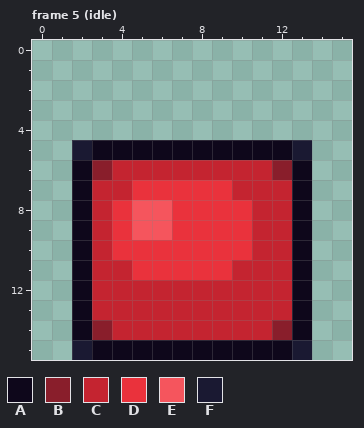
Two states of a pixel-art file, BurningKnight/Content/Animations/bullet_slime.ase. The first picture shows the starting point.
16x16 pixels, 7 frames. Shown: frame 5 (idle). The commit also changed other frames, which this record leaves out.
Palette (. is transparent): A #0e071b  B #891e2b  C #c42430  D #ea323c  E #f5555d  F #1a1932
Pixels before, frame 5 (idle), first column x 2:
 5 FAAAAAAAAAAF
 6 ABCCCCCCCCBA
 7 ACCDDDDDCCCA
 8 ACDEEDDDDCCA
 9 ACDEEDDDDCCA
10 ACDDDDDDDCCA
11 ACCDDDDDCCCA
12 ACCCCCCCCCCA
13 ACCCCCCCCCCA
14 ABCCCCCCCCBA
15 FAAAAAAAAAAF
New version:
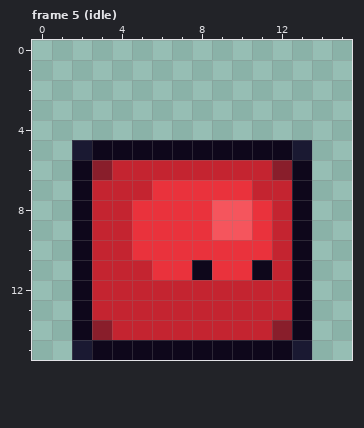
Changes in this commit:
Changed rows in their new state; - is an unchanged pixel.
Frame 5 (idle):
first column x 4:
 7 -C----D-
 8 CDD--EED
 9 CDD--EED
10 C------D
11 -C--A-DA
Where, in picture pixels (left, top, right, bottom), the same in both pictures:
changed: (112, 180, 272, 280)
